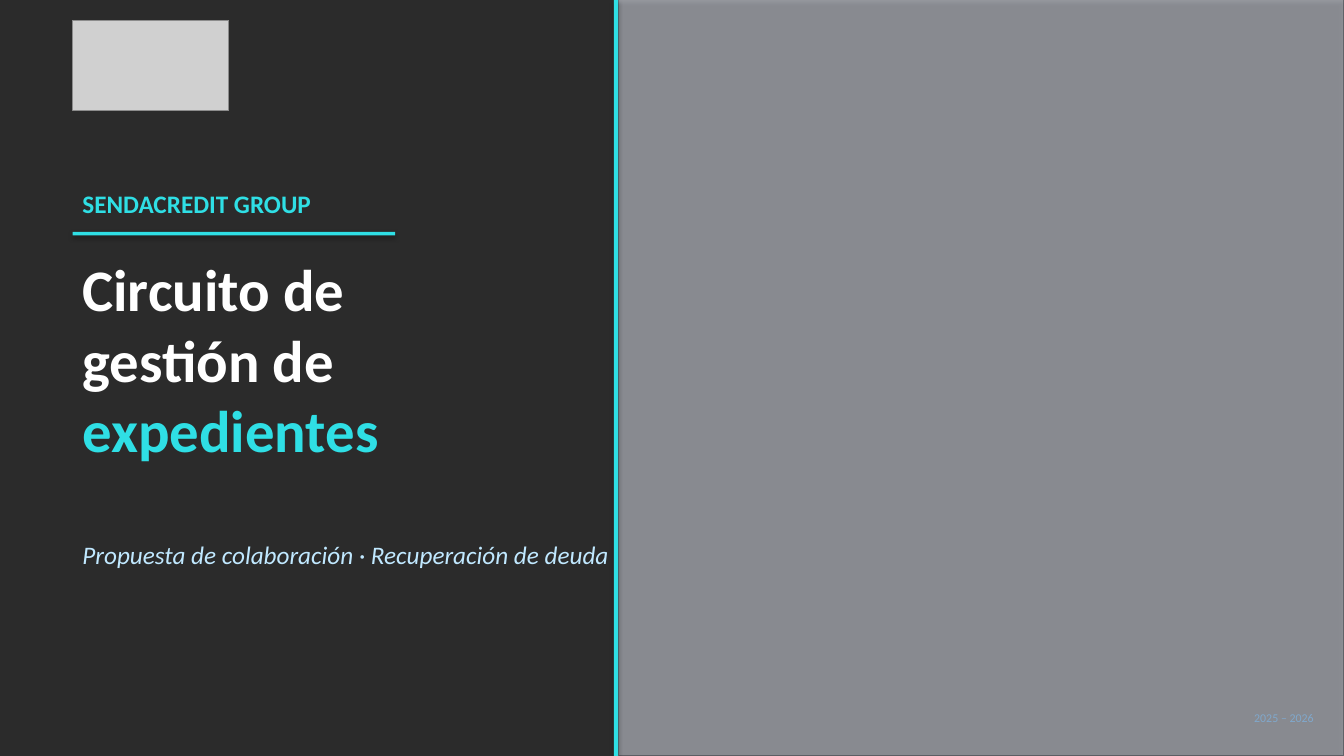
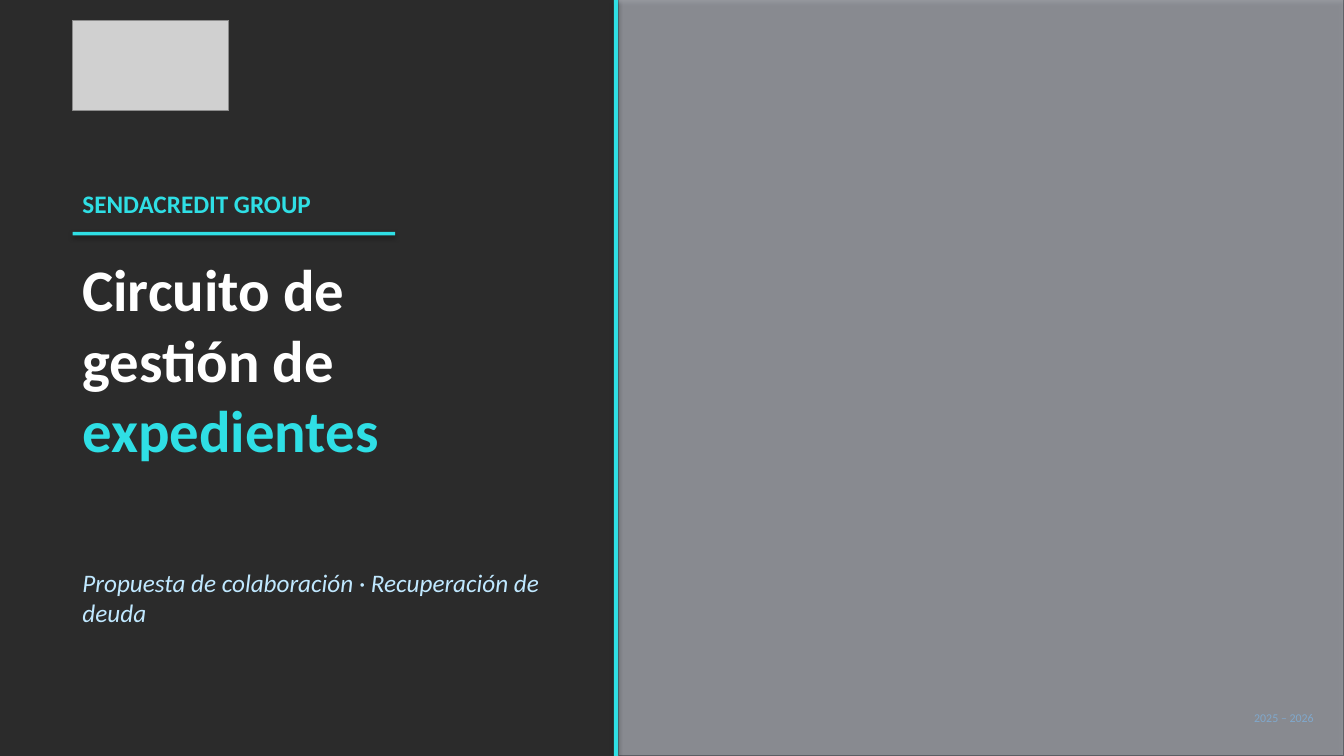
Before and after one commit to alejandroas010/alepixel-web, a slide deck: slide 1 of sendacredit_propuesta.pptx. Drawn at 1344x756 pixels with LibreOffice and Linux fonts; fonts in the diff are those of the drawing; grey boxes stand for pictures; background and template pictures are left out; a plain dark background stands for a picture behind light text. Boxes give left, top, right and bottom in pixels: in the first picture for what was removed or moved away, otherwise in the second. Text is boxed around its words. In the diff, an @@ line names an element or a change of style, - is before the commit and + after.

```diff
--- a/sendacredit_propuesta.pptx
+++ b/sendacredit_propuesta.pptx
@@ text "Propuesta de colaboración · Recuperación ..." rewrapped from (x1=82, y1=546, x2=609, y2=568) to (x1=82, y1=574, x2=539, y2=622) @@
```
Also in this commit, not shown: 2 other files.
